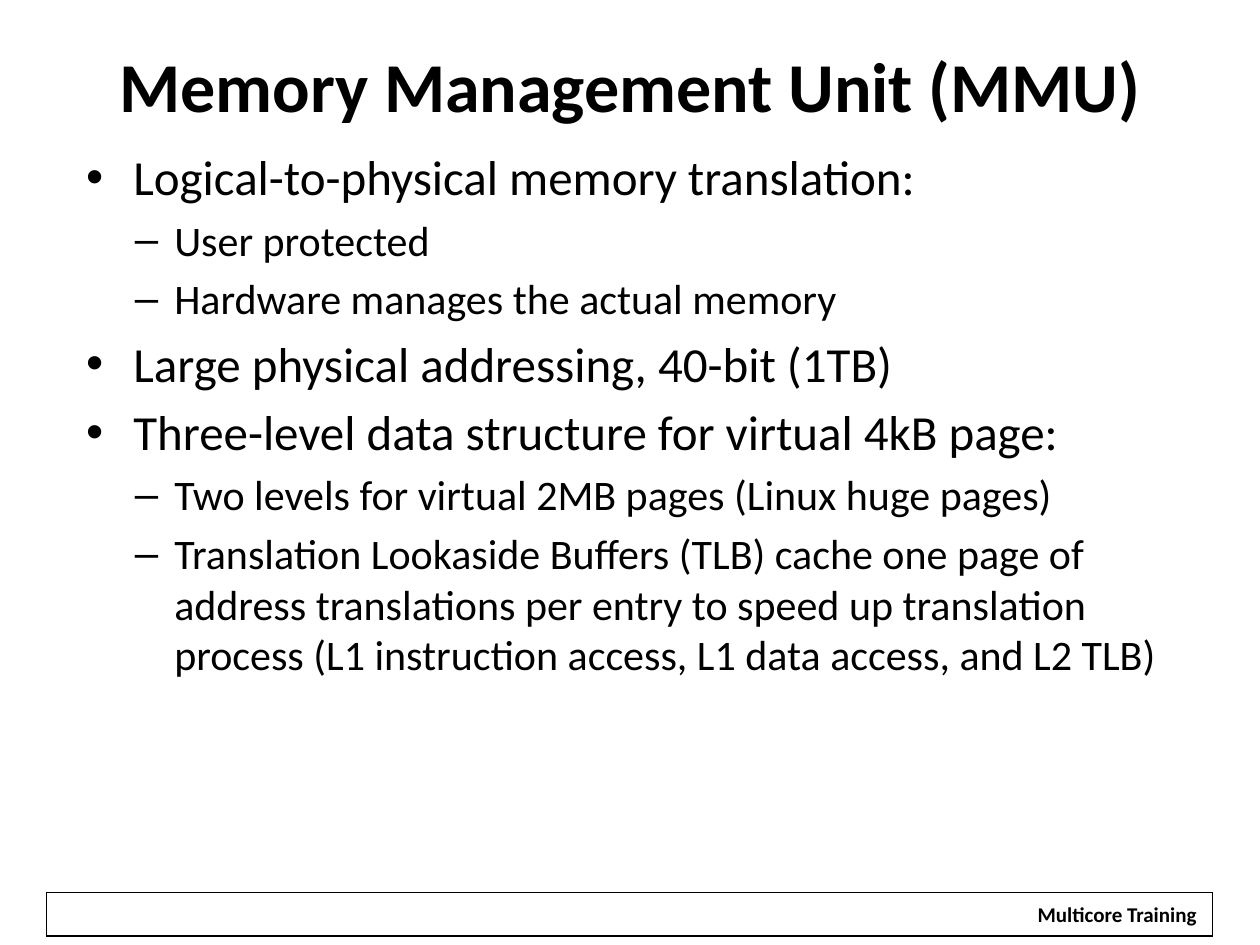
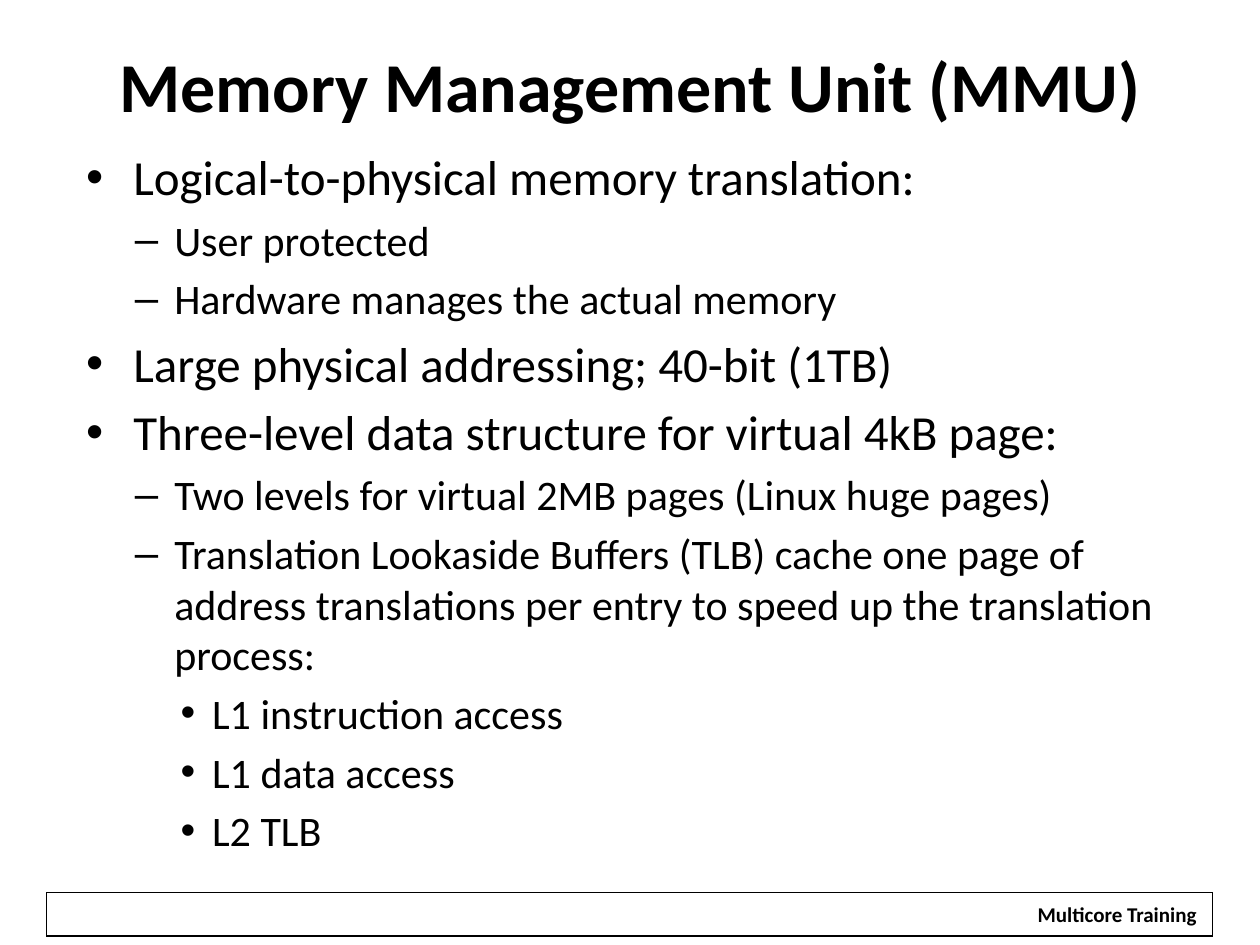
Before and after one commit to hari1989/keystone-workshop, a slide deck: slide 17 of slides/KeyStone ARM Overview.pptx. Drawn at 1260x945 pixels with LibreOffice and Linux fonts; fonts in the diff are those of the drawing; background and template pictures are left out. Boxes give left, top, right and bottom in pixels: in the first picture for what was removed or moved away, otherwise in the second. Text is boxed around its words. In the diff, an @@ line names an element or a change of style, - is before the commit and + after.

```diff
--- a/slides/KeyStone ARM Overview.pptx
+++ b/slides/KeyStone ARM Overview.pptx
@@ text at [133, 346, 892, 391]: text changed @@
-• Large physical addressing, 40-bit (1TB)
+• Large physical addressing; 40-bit (1TB)
@@ text at [174, 538, 1152, 846]: text changed @@
-  – Translation Lookaside Buffers (TLB) cache one page of address translations per entry to speed up translation process (L1 instruction access, L1 data access, and L2 TLB)
+  – Translation Lookaside Buffers (TLB) cache one page of address translations per entry to speed up the translation process:
+    • L1 instruction access
+    • L1 data access
+    • L2 TLB
```
Also in this commit, not shown: 29 other slides changed, 7 other files.
